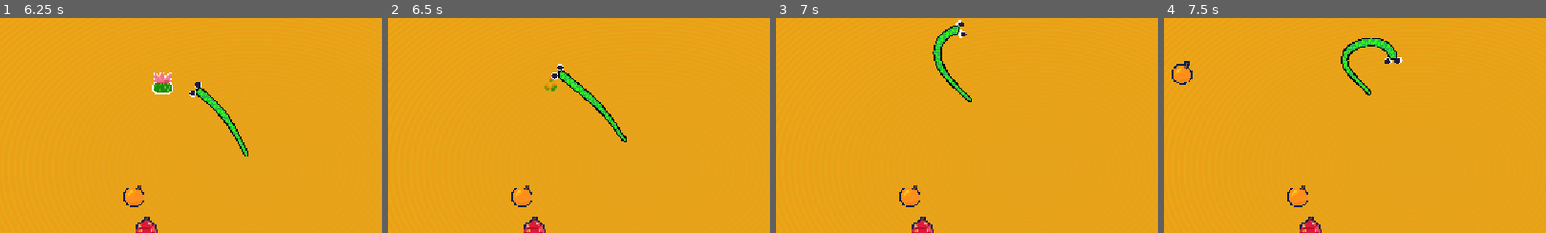
Above: before the commit, frames 1-4 (left to right).
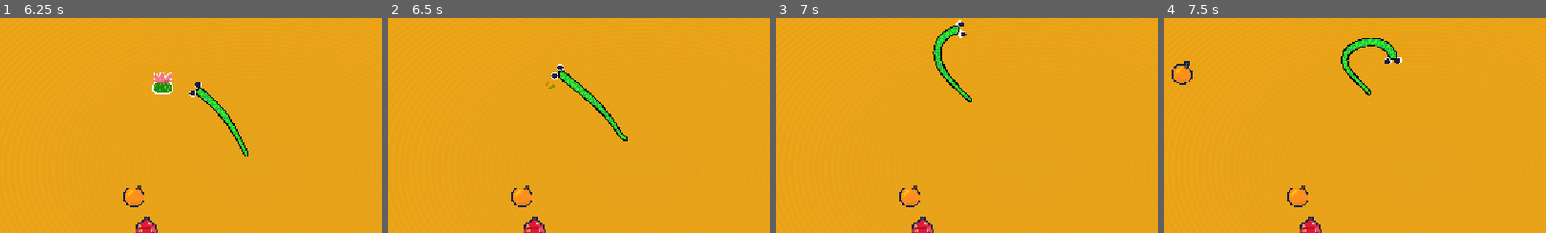
Above: after the commit, the same moments.

Repository: LeviathanGamez/Coil-Rush
Game: Godot game, scene res://scenes/main.tscn
The game is run twice, just before and just after one commit, with the same random seed, the same clock (stepped at 60 frames per second) and the same inputs.
Inputs (mouse positions are % of the whole screen's width and height, from its top left):
- Up to frame 1 (6.25 s): tap Enter at 0.5 s; move the mouse to (72, 45) at 0.52 s; hold Right 0.53-1.28 s; hold Space (click) 0.53-1.28 s; click (72, 45) at 0.67 s; move the mouse to (30, 55) at 1.27 s; hold Down 1.28-2.03 s; tap Alt at 1.35, 3.6, 5.85 s; move the mouse to (60, 28) at 2.02 s; hold Right 2.03-2.78 s; tap Shift at 2.1, 4.35 s; move the mouse to (45, 70) at 2.77 s; hold Up 2.78-3.53 s; tap Space (click) at 2.85 s; click (45, 70) at 2.92 s; move the mouse to (80, 65) at 3.52 s; hold Left 3.53-5.03 s; move the mouse to (20, 35) at 4.27 s; move the mouse to (55, 50) at 5.02 s; hold Down 5.03-5.78 s; hold Space (click) 5.03-5.78 s; click (55, 50) at 5.17 s; move the mouse to (35, 25) at 5.77 s; hold Right from 5.78 s (still down)
- Up to frame 2 (6.5 s): keep holding Right
- Up to frame 3 (7 s): move the mouse to (72, 45) at 6.52 s; release Right at 6.53 s; hold Up from 6.53 s (still down); tap Shift at 6.6 s
- Up to frame 4 (7.5 s): move the mouse to (30, 55) at 7.27 s; release Up at 7.28 s; hold Right from 7.28 s (still down); tap Space (click) at 7.35 s; click (30, 55) at 7.42 s
The pictures show only the part of the screen within x 17-67%, y 16-66%; the shares and areas given below are measured in that part.

Frame 1 is identical in both runs. In frame 2, 0.1% of the frame differs, in the area x 41-63%, y 28-58%; in frame 3, less than 0.1%; in frame 4, less than 0.1%.
Error in both runs: Invalid type in function 'lerp' in base 'Vector2'. Cannot convert argument 1 from Nil to Vector2. (res://classes/head.gd:37)

Commit message:
Added Chunky snake

Diff:
--- a/procedural-life/entities/snake2/snake_2.gd
+++ b/procedural-life/entities/snake2/snake_2.gd
@@ -6,6 +6,7 @@
 @onready var eye_ball2 : Sprite2D = $eye_ball2
 @onready var collision : CollisionShape2D = $Area2D/CollisionShape2D
 @onready var outline : Line2D = $Outline
+@onready var circle_collision : CollisionShape2D = $Area2D/CollisionShape2D
 
 var outline_width = 6
 
@@ -27,6 +28,7 @@
 
 func make_joints():
 	radius  =  Manager.radius
+	(circle_collision.shape as CircleShape2D).radius = Manager.radius -10
 	body.width = Manager.width
 	joint_count = Manager.joint_count
 	var temp_joints = joints.duplicate()
@@ -50,7 +52,6 @@
 	update_joints(delta)
 	collision_check()
 	draw_points()
-	print("out",outline.width,"body",body.width)
 	outline.width = body.width + outline_width
 	outline.points = body.points
 
